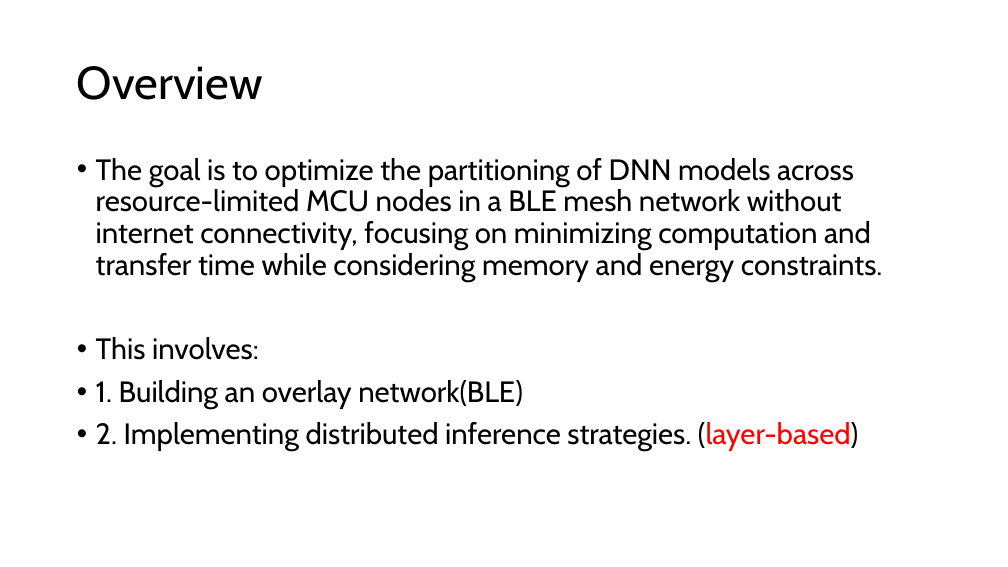
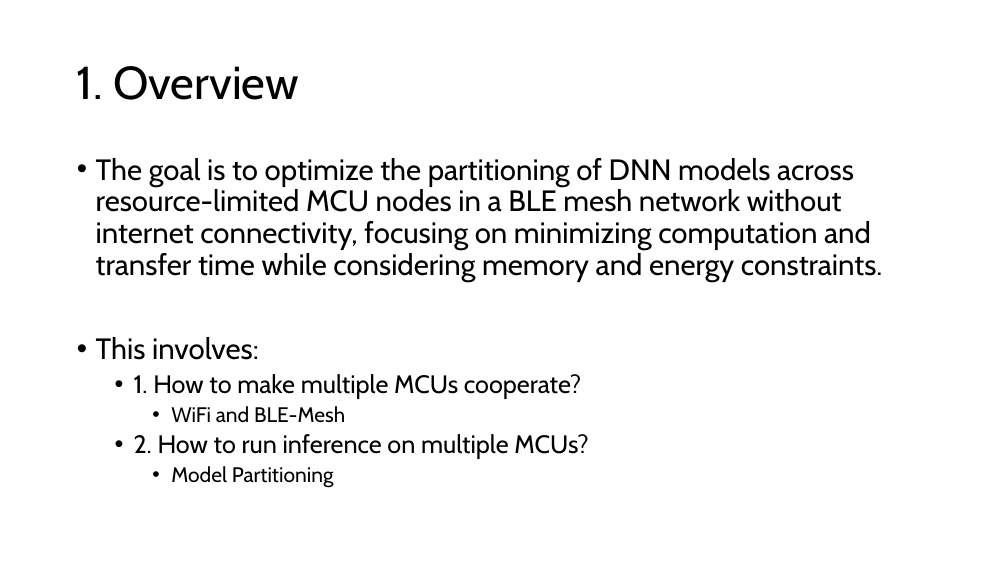
Before and after one commit to GXG-CS/on_device_learning, a slide deck: slide 3 of micro-network-project.pptx (slide 2 before the commit). Drawn at 1008x567 pixels with LibreOffice and Linux fonts; fonts in the diff are those of the drawing. Boxes give left, top, right and bottom in pixels: in the first picture for what was removed or moved away, otherwise in the second. Text is boxed around its words. In the diff, an @@ line names an element or a change of style, - is before the commit and + after.

Commit message:
per layer

```diff
--- a/micro-network-project.pptx
+++ b/micro-network-project.pptx
@@ title at [77,66,299,100]: text changed @@
-Overview
+1. Overview
@@ text at [134,374,589,488]: text changed; size 28 to 24 pt @@
-• 1. Building an overlay network(BLE)
-• 2. Implementing distributed inference strategies. (layer-based)
+  • 1. How to make multiple MCUs cooperate?
+    • WiFi and BLE-Mesh
+  • 2. How to run inference on multiple MCUs?
+    • Model Partitioning
```
Also in this commit, not shown: 13 other slides changed, 4 slides added, 2 slides removed, 1 other file.
